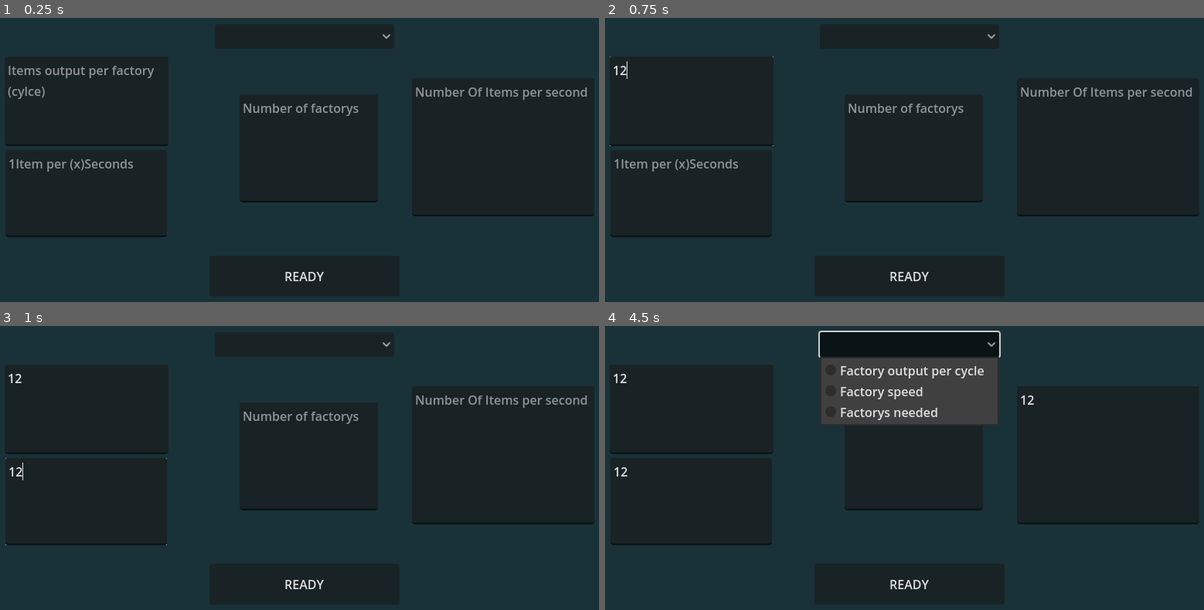
Above: before the commit, frames 1-4 (two rows, left to right).
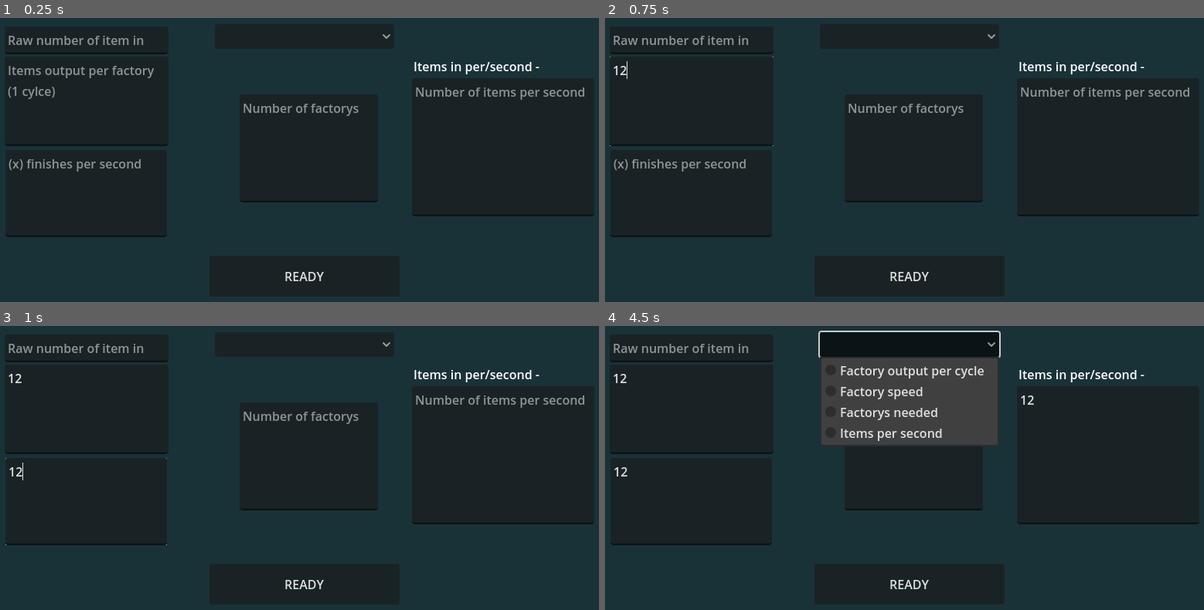
Above: after the commit, the same moments.

Repository: AaaaaaICO/Throughput-Calculator
Game: Godot game, scene res://Scenes/Manager.tscn
Same seed, same stepped clock (60 frames per second), same inputs: the game is played once before the commit and once after it.
Inputs (mouse positions are in pixels of both pictures, inside the frame that each line leads up to):
- Up to frame 1 (0.25 s): no input
- Up to frame 2 (0.75 s): click (688, 100) at 0.52 s; type "12" at 0.6 s
- Up to frame 3 (1 s): click (83, 502) at 0.75 s; type "12" at 0.83 s; click (503, 456) at 0.98 s
- Up to frame 4 (4.5 s): type "12" at 1.07 s; click (916, 456) at 1.27 s; type "12" at 1.35 s; click "READY" at 2 s; click "READY" at 2.75 s; click "READY" at 3.5 s; click (910, 345) at 4.25 s

The runs differ from the first frame. In frame 1, 1.7% of the frame differs, in the area x 0-98%, y 6-55%; in frame 2, 1.6%; in frame 3, 1.2%; in frame 4, 2.8%, in the area x 0-91%, y 6-42%.

Commit message:
"Fixed" the bad maths
there's prob still an error somewhere so say if you find it

Diff:
--- a/Scenes/Manager.gd
+++ b/Scenes/Manager.gd
@@ -6,6 +6,10 @@
 @onready var node_OutputWanted = get_node("OutputWanted")
 @onready var node_DevicesNeeded = get_node("Devices Needed")
 @onready var node_Options = get_node("OptionButton")
+
+@onready var node_ItemsIn = get_node("Items In")
+@onready var Label_ItemsInNeeded = get_node("ItemsInNeeded")
+
 
 func _on_button_pressed():
 	Calculate(node_Output.get_text(), node_Speed.get_text(), node_OutputWanted.get_text(), node_DevicesNeeded.get_text())
@@ -26,20 +30,33 @@
 			node_DevicesNeeded.set_editable(true)
 			node_Speed.set_editable(true)
 		1:
+			node_Output.set_editable(true)
 			node_OutputWanted.set_editable(true)
 			node_DevicesNeeded.set_editable(true)
 		2:
+			node_Output.set_editable(true)
 			node_OutputWanted.set_editable(true)
 			node_Speed.set_editable(true)
+		3:
+			node_Output.set_editable(true)
+			node_Speed.set_editable(true)
+			node_DevicesNeeded.set_editable(true)
 func Calculate(OutputRate, Speed, OutputWanted, DevicesNeeded):
 	match node_Options.get_selected():
 		0:
 			node_Output.set_text(str(float(OutputWanted) / float(DevicesNeeded) / float(Speed)))
+			Label_ItemsInNeeded.set_text("Items in per/second - " + str(float(node_ItemsIn.get_text()) * float(Speed) * float(DevicesNeeded)))
 		1:
-			node_Speed.set_text(str(float(OutputWanted) / float(DevicesNeeded)))
+			if OutputRate: node_Speed.set_text(str(float(OutputWanted) / (float(OutputRate) * float(DevicesNeeded))))
+			else: node_Speed.set_text(str(float(OutputWanted) / float(DevicesNeeded)))
+			Label_ItemsInNeeded.set_text("Items in per/second - " + str(float(node_ItemsIn.get_text()) * (float(OutputWanted) / (float(OutputRate) * float(DevicesNeeded))) * float(DevicesNeeded)))
 		2:
-			node_DevicesNeeded.set_text(str(float(OutputWanted) * float(Speed)))
-
-
+			if OutputRate: node_DevicesNeeded.set_text(str(float(OutputWanted) / (float(OutputRate) * float(Speed))))
+			else: node_DevicesNeeded.set_text(str(float(OutputWanted) / (1 * float(Speed))))
+			Label_ItemsInNeeded.set_text("Items in per/second - " + str(float(node_ItemsIn.get_text()) * float(Speed) * (float(OutputWanted) / (float(OutputRate) * float(Speed)))))
+		3:
+			if OutputRate: node_OutputWanted.set_text(str(float(Speed) * float(DevicesNeeded) * float(OutputRate)))
+			else: node_OutputWanted.set_text(str(float(Speed) * float(DevicesNeeded) * 1))
+			Label_ItemsInNeeded.set_text("Items in per/second - " + str(float(node_ItemsIn.get_text()) * float(Speed) * (float(OutputWanted) / (float(OutputRate) * float(Speed)))))
 func _on_option_button_item_selected(index):
 	Lock()
--- a/Scenes/Manager.tscn
+++ b/Scenes/Manager.tscn
@@ -13,7 +13,7 @@
 offset_bottom = -2.0
 theme = ExtResource("2_r4x1w")
 placeholder_text = "Items output per factory
-(cylce)"
+(1 cylce)"
 
 [node name="Device Speed" type="TextEdit" parent="."]
 offset_left = -386.0
@@ -21,7 +21,7 @@
 offset_right = -177.0
 offset_bottom = 116.0
 theme = ExtResource("2_r4x1w")
-placeholder_text = "1Item per (x)Seconds"
+placeholder_text = "(x) finishes per second"
 
 [node name="OutputWanted" type="TextEdit" parent="."]
 offset_left = 140.0
@@ -29,7 +29,7 @@
 offset_right = 376.0
 offset_bottom = 89.0
 theme = ExtResource("2_r4x1w")
-placeholder_text = "Number Of Items per second"
+placeholder_text = "Number of items per second"
 
 [node name="Devices Needed" type="TextEdit" parent="."]
 offset_left = -83.0
@@ -38,6 +38,21 @@
 offset_bottom = 71.0
 theme = ExtResource("2_r4x1w")
 placeholder_text = "Number of factorys"
+
+[node name="ItemsInNeeded" type="Label" parent="."]
+offset_left = 142.0
+offset_top = -117.0
+offset_right = 363.0
+offset_bottom = -94.0
+text = "Items in per/second - "
+
+[node name="Items In" type="TextEdit" parent="."]
+offset_left = -387.0
+offset_top = -157.0
+offset_right = -175.0
+offset_bottom = -121.0
+theme = ExtResource("2_r4x1w")
+placeholder_text = "Raw number of item in"
 
 [node name="Button" type="Button" parent="."]
 offset_left = -122.0
@@ -51,13 +66,15 @@
 offset_top = -160.0
 offset_right = 117.0
 offset_bottom = -128.0
-item_count = 3
+item_count = 4
 popup/item_0/text = "Factory output per cycle"
 popup/item_0/id = 0
 popup/item_1/text = "Factory speed"
 popup/item_1/id = 1
 popup/item_2/text = "Factorys needed"
 popup/item_2/id = 2
+popup/item_3/text = "Items per second"
+popup/item_3/id = 3
 
 [node name="Camera2D" type="Camera2D" parent="."]
 
Not shown, changed: Exports/Throughput Calculator.exe
